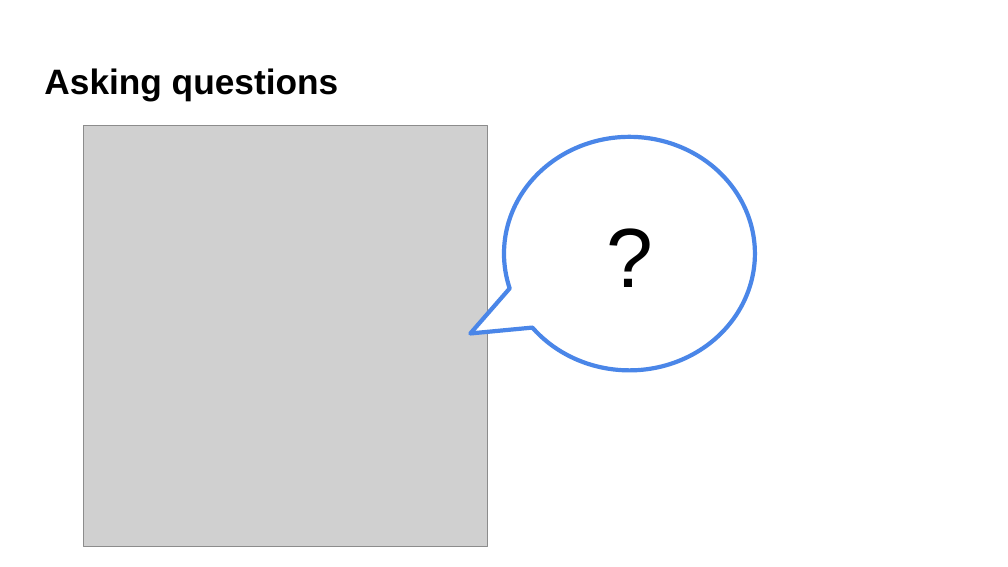
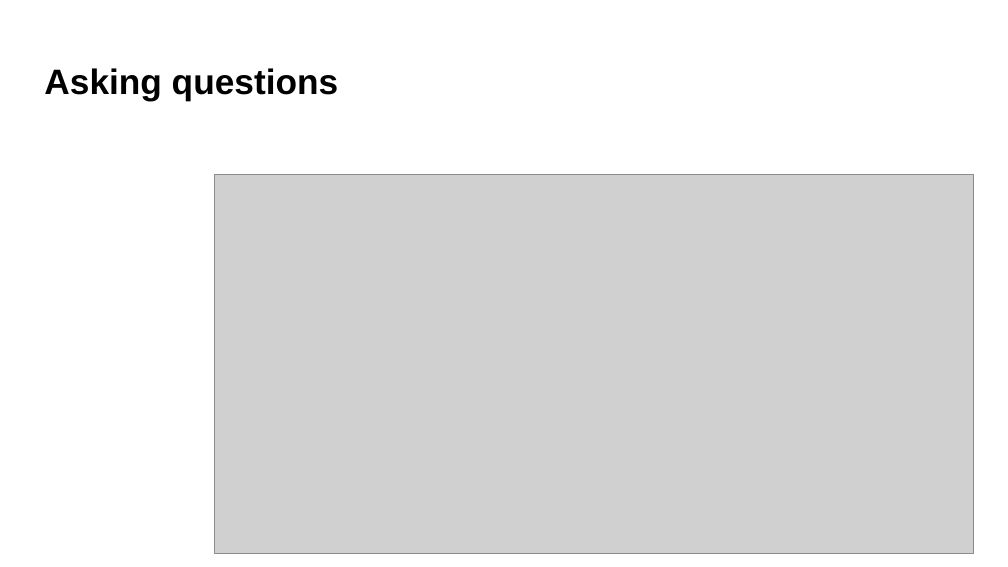
Before and after one commit to UWDATA515/lecture-materials, a slide deck: slide 2 of 01/DATA515_01_AskingQuestions.pptx. Drawn at 1008x567 pixels with LibreOffice and Linux fonts; fonts in the diff are those of the drawing; grey boxes stand for pictures; background and template pictures are left out. Boxes give left, top, right and bottom in pixels: in the first picture for what was removed or moved away, otherwise in the second. Text is boxed around its words. In the diff, an @@ line names an element or a change of style, - is before the commit and + after.

```diff
--- a/01/DATA515_01_AskingQuestions.pptx
+++ b/01/DATA515_01_AskingQuestions.pptx
@@ picture removed at (84, 126, 488, 547) @@
@@ speech bubble removed at (504, 137, 755, 371) @@
-?
@@ picture added at (215, 174, 974, 554) @@
```
Also in this commit, not shown: 9 other slides changed, 3 slides added, 3 other files.
